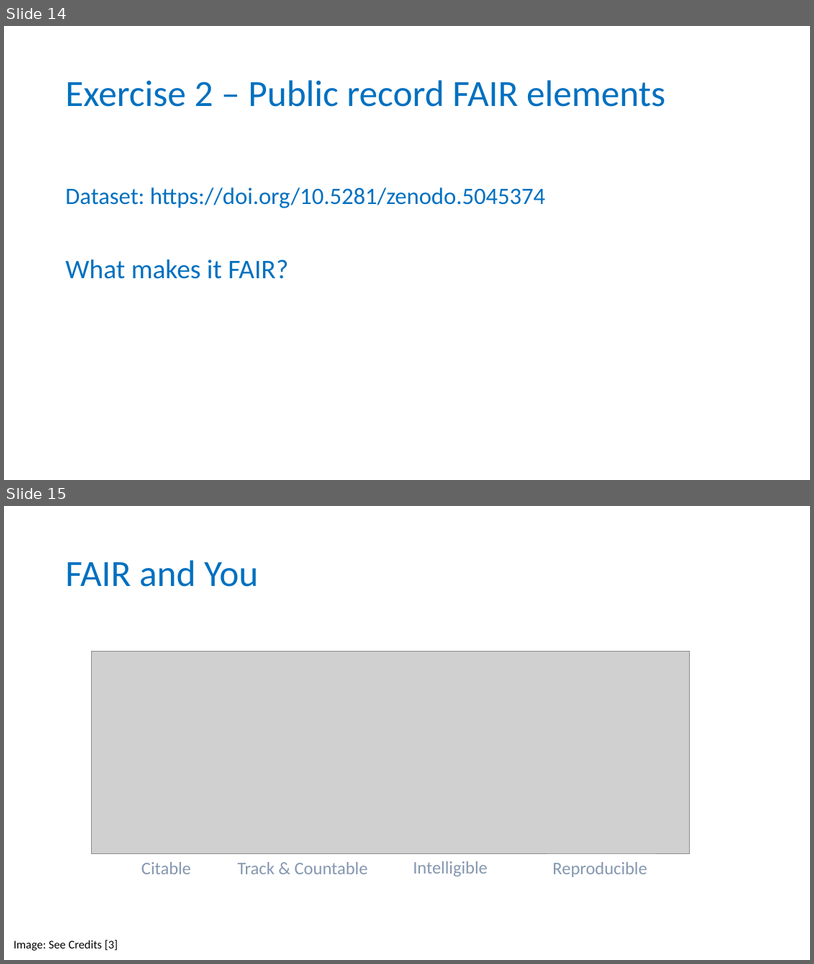
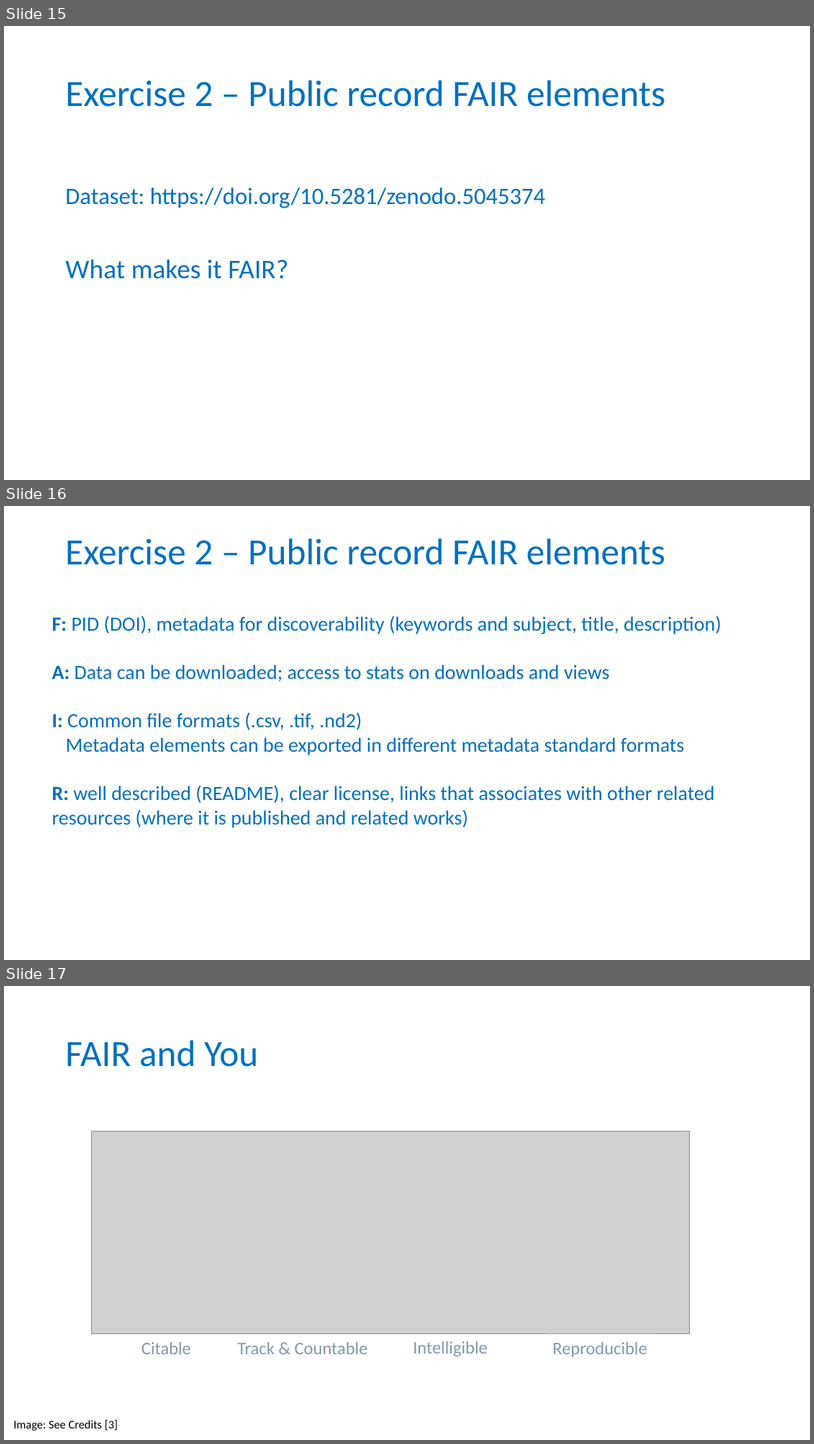
Before and after one commit to carpentries-incubator/fair-for-leaders, a slide deck: instructors/02-Being_FAIR.pptx. Shown one above the other, each under a label of ours: slides 14 and 15 before the commit, slides 15, 16 and 17 after it. The pictures are 814x964 and 814x1444 pixels, drawn with LibreOffice and Linux fonts; fonts in the diff are those of the drawing; grey boxes stand for pictures; background and template pictures are left out. Boxes give left, top, right and bottom in pixels: in the first picture for what was removed or moved away, otherwise in the second. Text is boxed around its words. In the diff, an @@ line names an element or a change of style, - is before the commit and + after.

Commit message:
added answer for ex2

```diff
--- a/instructors/02-Being_FAIR.pptx
+++ b/instructors/02-Being_FAIR.pptx
@@ slide 16 added at [4, 506, 810, 960], background #FFFFFF @@
@@ text added at [65, 538, 666, 565], 44 pt, text #0070C0 @@
+Exercise 2 – Public record FAIR elements
@@ text added at [52, 615, 722, 828], 24 pt, text #0070C0 @@
+F: PID (DOI), metadata for discoverability (keywords and subject, title, description)
+A: Data can be downloaded; access to stats on downloads and views
+I: Common file formats (.csv, .tif, .nd2)
+Metadata elements can be exported in different metadata standard formats
+R: well described (README), clear license, links that associates with other related resources (where it is published and related works)
@@ what was slide 14 is now slide 15 @@
@@ what was slide 15 is now slide 17 @@
```
